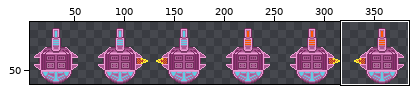
One commit to this sprite sheet: assets/pinkPlayerSheet.png. Above: a wide view before the commit, with the close-up outlined.
Close-up. Before the edit:
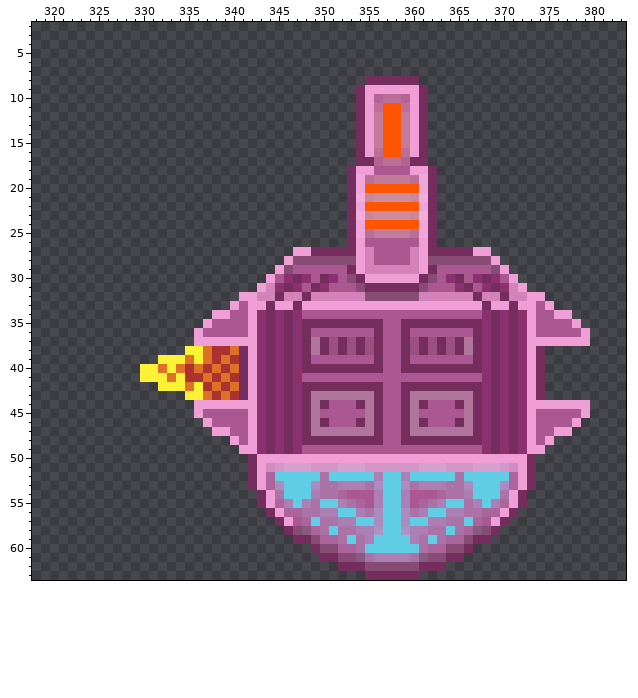
The file is 384x64 pixels. Colours within 5 levels of each other are drawn and written as one. Shown: x 318..383, y 2..63. The wide view leaves out empty margins.
The result:
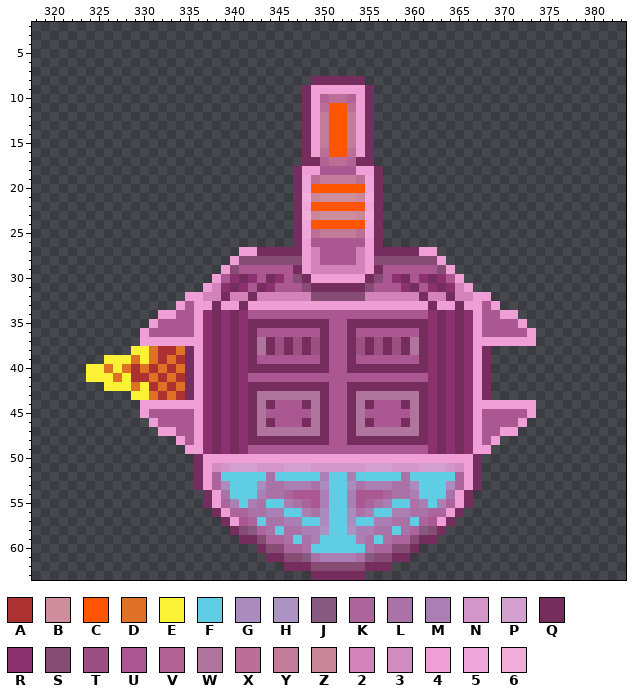
Palette (. is transparent): A #ac3232  B #ce8d9c  C #ff5500  D #df7126  E #fbf236  F #5fcde4  G #ab8cbe  H #ab93c4  J #875a82  K #ab649c  L #ab72a8  M #ab7fb3  N #d396c8  P #d3a0cf  Q #742d5d  R #8b316f  S #874c74  T #9b4f83  U #ab5791  V #b36393  W #af759c  X #bb6f96  Y #c27b98  Z #ca879a  2 #d382ba  3 #d38cc1  4 #ef9fd6  5 #efa6da  6 #f2add8
Changes in this commit:
Changed rows in their new state; - is an unchanged pixel.
first column x 324:
 8 -------------------------QQQQQQ......-------------------
 9 ------------------------Q444444Q......------------------
10 ------------------------Q4VXXV4Q......------------------
11 ------------------------Q4XCCX4Q......------------------
12 ------------------------Q4YCCY4Q......------------------
13 ------------------------Q4YCCY4Q......------------------
14 ------------------------Q4YCCY4Q......------------------
15 ------------------------Q4YCCY4Q......------------------
16 ------------------------Q4XCCX4Q......------------------
17 ------------------------QQVXXV--......------------------
18 -----------------------Q44UUUU--Q......-----------------
19 -----------------------Q5XYYYYX5Q......-----------------
20 -----------------------Q5CCCCCC5Q......-----------------
21 -----------------------Q6ZBBBBZ6Q......-----------------
22 -----------------------Q5CCCCCC5Q......-----------------
23 -----------------------Q6ZBBBBZ6Q......-----------------
24 -----------------------Q5CCCCCC5Q......-----------------
25 -----------------------Q5XYYYYX5Q......-----------------
26 -----------------------Q4UUUUUU4Q......-----------------
27 -----------------44QQQQQ-2UUUU24QQQQQ-4......-----------
28 ----------------4SSSSSS-42UUUU24SSSSSS-4......----------
29 ---------------4SUUUUUUQ42222224QUUUUUUS4......---------
30 --------------4URQRUQRUSQ444444QSURQURQRU4......--------
31 -------------42RQRUQRUUUS-QQQQQSUUUR-URQR24......-------
32 -----------4422Q22Q--2--2SSSSSS222222Q--Q--44......-----
33 ----------4U44Q4-Q--4--4--------------Q--Q--U-......----
34 --------44UU4RQRQRUUUUUU--------------RQRQR4UU44......--
35 -------4UUUU4RQRQRQQ-Q-Q---UU----QQ---R-R-R4UUUU4......-
36 ------4UUUUU-RQRQRQUUUUUU-Q--Q--U--U-QRQRQR4UUUUU-......
37 ------444444-RQRQRQW-T-T-T-UUQTQTQT-W-R-R-R444444-......
38 -----EEDAADQ4RQRQRQW-T-T-T-UUQTQTQT-W-R-R-R4Q......-----
39 --EEEDEDADAQ4RQRQRQUUUUUU-Q--Q--U--U-QRQRQR4Q......-----
40 EEDEDADA-A-Q4RQRQRQQ-Q-Q---UU----QQ---R-R-R4Q......-----
41 EEEDEAADA-AQ4RQRQRUUUUUU--------------RQRQR4Q......-----
42 --EEEDEADADQ4RQRQRQQ-Q-Q---UU----QQ---R-R-R4Q......-----
43 -----EEDADAQ4RQRQRQWWWWWW-QUUQ--WWWW-QRQRQR4Q......-----
44 ------444444-RQRQRQW-UUU-----QWQU-----RQR-R444444-......
45 ------4UUUUU-RQRQRQWUUUUU-Q--QWUU--U-QRQRQR4UUUUU-......
46 -------4UUUU4RQRQRQW-UUU-----QWQU-----RQR-R4UUUU4......-
47 --------44UU4RQRQRQWWWWWW-QUUQ--WWWW-QRQRQR4UU44......--
48 ----------4U4RQRQRQQ-Q-Q---UU----QQ---R-R-R4U4......----
49 -----------44RQRQRUUUUUU--------------RQRQR44......-----
50 ------------Q444444------------------------Q......------
51 ------------Q43NPPPNN-------NNNPPP-------34Q......------
52 ------------Q4KFFFFFL-----M--M--F--L-----K4Q......------
53 ------------Q4KGFFFGLLMMMLGFFGLMMMLLGFFFGK4Q......------
54 -------------Q4LFFFML-KUUUMFFM--UKLLMFFF-4Q......-------
55 -------------Q4KMFMLFF-LKUM-FMUKLM-FLMF-K4Q......-------
56 --------------Q4KKLLMMFFM-GF-GLMF-MM-LKK4Q......--------
57 ---------------Q4UKFLLMMF-GFFG--MMLL-KU4Q......---------
58 ----------------QSJKLFLLMMH-FH--LL-LKJSQ......----------
59 -----------------QQSKKLFLMFFF-ML-LKKSQQ......-----------
60 -------------------QSSKKLFFFFFFLKKSSQ......-------------
61 --------------------QQSSJLMMMMLJSSQQ......--------------
62 ----------------------QQQSSSSSSQQQ......----------------
63 -------------------------QQQQQQ......-------------------
